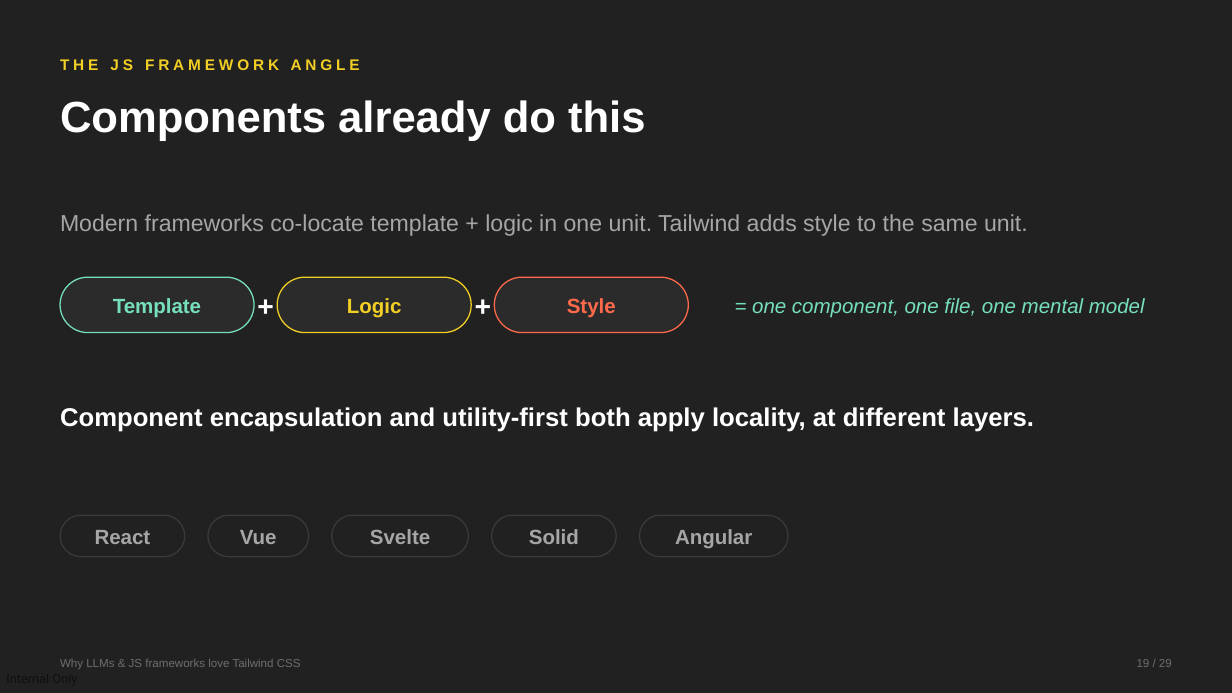
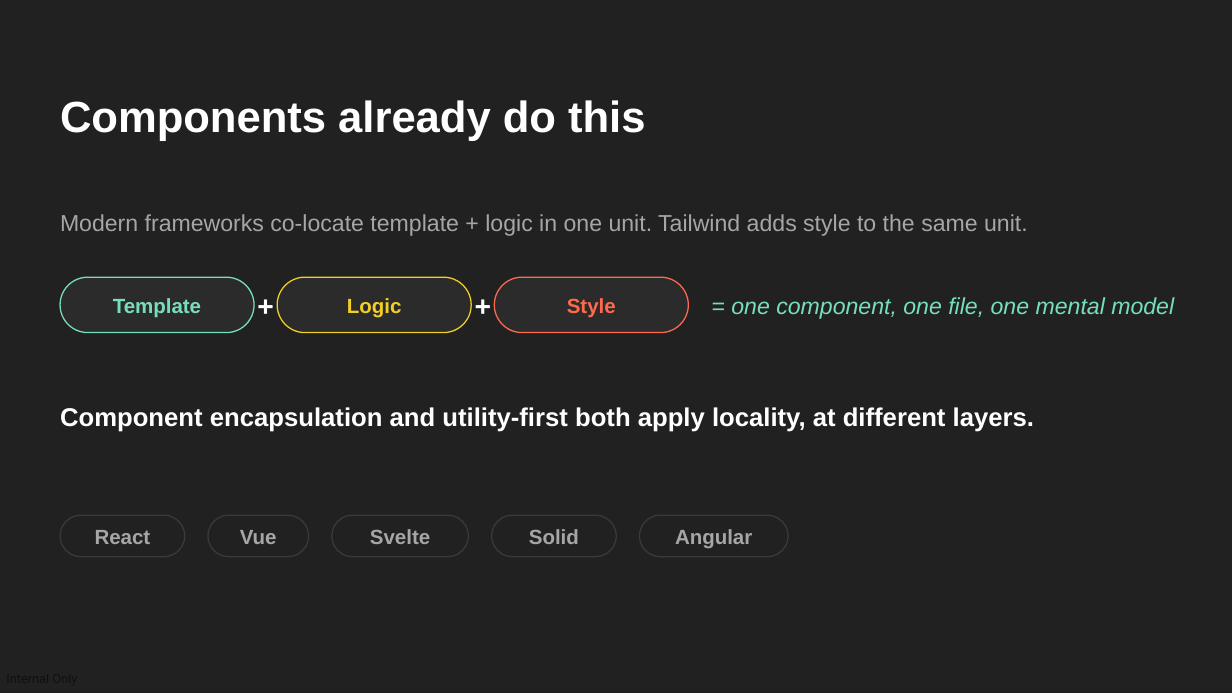
Before and after one commit to devlinduldulao/llm-loves-tailwind-and-js, a slide deck: slide 19 of why-llms-love-tailwind-conf.pptx. Drawn at 1232x693 pixels with LibreOffice and Linux fonts; fonts in the diff are those of the drawing. Boxes give left, top, right and bottom in pixels: in the first picture for what was removed or moved away, otherwise in the second. Text is boxed around its words. In the diff, an @@ line names an element or a change of style, - is before the commit and + after.

```diff
--- a/why-llms-love-tailwind-conf.pptx
+++ b/why-llms-love-tailwind-conf.pptx
@@ text removed at [60, 59, 360, 70] @@
-THE JS FRAMEWORK ANGLE
@@ text "= one component, one file, ...": place and size @@
-text "= one component, one file, ..." at [752, 298, 1145, 318]
+text "= one component, one file, ..." at [731, 297, 1174, 319]
@@ text "= one component, one file, ..." at [731, 297, 1174, 319]: size 16 to 18 pt @@
@@ text removed at [60, 659, 301, 669] @@
-Why LLMs & JS frameworks love Tailwind CSS
@@ text removed at [1137, 659, 1172, 667] @@
-19 / 29
```
Also in this commit, not shown: 26 other slides changed.
